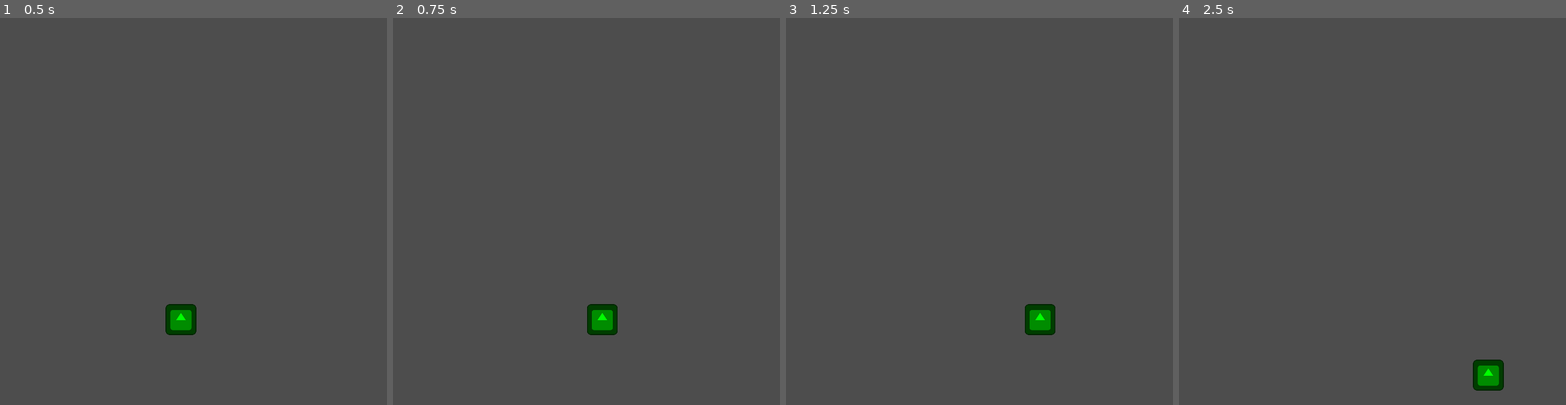
Above: before the commit, frames 1-4 (left to right).
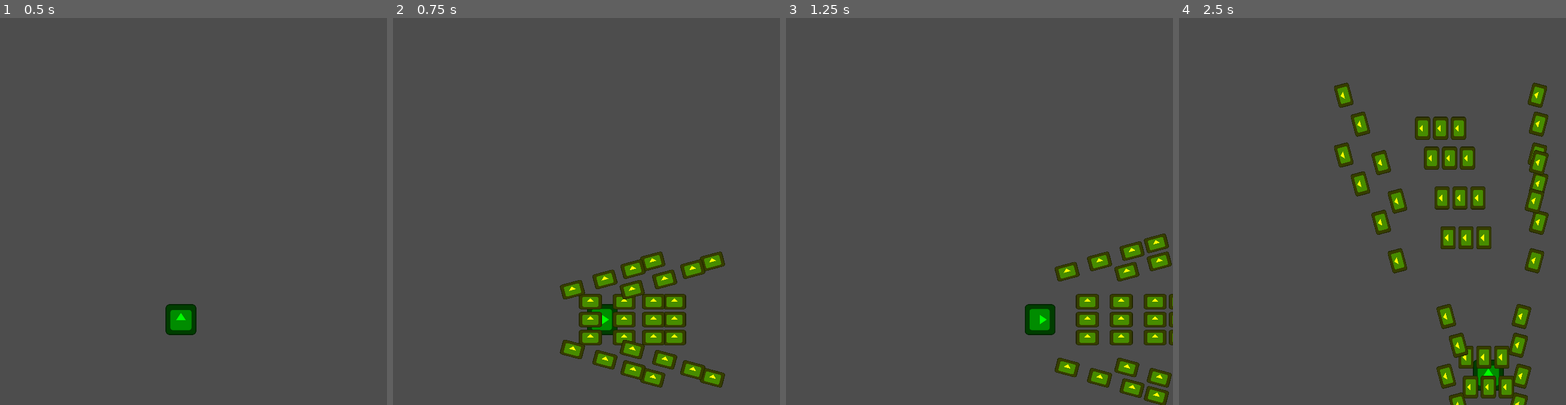
Above: after the commit, the same moments.

Repository: Zeroeth-0/Gatogun
Game: Godot game, scene res://scenes/levels/world.tscn
Two runs of this game, one before a commit and one after it. Both use one fixed random seed, a clock stepped at 60 frames per second and the inputs below. The engine's default icon, where the game draws it, is replaced by a stand-in: a white triangle on a blue panel in a dark square.
Inputs:
- Up to frame 1 (0.5 s): no input
- Up to frame 2 (0.75 s): tap Enter at 0.5 s; hold D (RIGHT) from 0.53 s (still down); hold L (A) from 0.53 s (still down)
- Up to frame 3 (1.25 s): keep holding D (RIGHT); keep holding L (A); tap K (B) at 0.8 s
- Up to frame 4 (2.5 s): release D (RIGHT) at 1.28 s; release L (A) at 1.28 s; hold S (DOWN) 1.28-2.03 s; tap K (B) at 1.35 s; tap I (X) at 1.55 s; tap Space at 2 s; hold D (RIGHT) from 2.03 s (still down); hold I (X) from 2.03 s (still down); tap J (Y) at 2.3 s

Frame 1 is identical in both runs. In frame 2, 6.4% of the frame differs, in the area x 43-86%, y 60-96%; in frame 3, 5.1%; in frame 4, 9.2%, in the area x 40-96%, y 16-100%.

Commit message:
Unfinished player weapon

Diff:
--- /dev/null
+++ b/scenes/bullets/player_bullet.tscn
@@ -0,0 +1,19 @@
+[gd_scene load_steps=4 format=3 uid="uid://k3dc4e2ha3m1"]
+
+[ext_resource type="Script" path="res://source/bullets/playerBullet.gd" id="1_08ob5"]
+[ext_resource type="Texture2D" uid="uid://cuojt0mdh67vh" path="res://icon.svg" id="2_5kdky"]
+
+[sub_resource type="RectangleShape2D" id="RectangleShape2D_ex51n"]
+
+[node name="Player Bullet" type="Area2D"]
+script = ExtResource("1_08ob5")
+
+[node name="Sprite2D" type="Sprite2D" parent="."]
+modulate = Color(1, 1, 0, 1)
+scale = Vector2(0.3, 0.2)
+texture = ExtResource("2_5kdky")
+
+[node name="CollisionShape2D" type="CollisionShape2D" parent="."]
+scale = Vector2(2.5, 2.5)
+shape = SubResource("RectangleShape2D_ex51n")
+debug_color = Color(1, 1, 0, 0.419608)
--- a/scenes/player/cat_player.tscn
+++ b/scenes/player/cat_player.tscn
@@ -1,7 +1,9 @@
-[gd_scene load_steps=4 format=3 uid="uid://dnm46gsra70ug"]
+[gd_scene load_steps=6 format=3 uid="uid://dnm46gsra70ug"]
 
 [ext_resource type="Script" path="res://source/player/catplayer.gd" id="1_7pfs0"]
 [ext_resource type="Texture2D" uid="uid://cuojt0mdh67vh" path="res://icon.svg" id="2_86ini"]
+[ext_resource type="Script" path="res://source/weapons/playerWeapon.gd" id="3_anjnu"]
+[ext_resource type="PackedScene" uid="uid://k3dc4e2ha3m1" path="res://scenes/bullets/player_bullet.tscn" id="4_183l6"]
 
 [sub_resource type="RectangleShape2D" id="RectangleShape2D_klkvo"]
 
@@ -28,4 +30,43 @@
 shape = SubResource("RectangleShape2D_klkvo")
 debug_color = Color(0, 1, 0, 0.419608)
 
+[node name="Player Weapon" type="Node2D" parent="."]
+position = Vector2(30, 20)
+script = ExtResource("3_anjnu")
+bullet_scene = ExtResource("4_183l6")
+
+[node name="Player Weapon2" type="Node2D" parent="."]
+position = Vector2(0, 20)
+script = ExtResource("3_anjnu")
+bullet_scene = ExtResource("4_183l6")
+
+[node name="Player Weapon7" type="Node2D" parent="."]
+position = Vector2(-30, 20)
+script = ExtResource("3_anjnu")
+bullet_scene = ExtResource("4_183l6")
+
+[node name="Player Weapon3" type="Node2D" parent="."]
+position = Vector2(50, 50)
+script = ExtResource("3_anjnu")
+bullet_scene = ExtResource("4_183l6")
+deviationAngle = 15.0
+
+[node name="Player Weapon4" type="Node2D" parent="."]
+position = Vector2(50, -50)
+script = ExtResource("3_anjnu")
+bullet_scene = ExtResource("4_183l6")
+deviationAngle = 15.0
+
+[node name="Player Weapon5" type="Node2D" parent="."]
+position = Vector2(-50, 50)
+script = ExtResource("3_anjnu")
+bullet_scene = ExtResource("4_183l6")
+deviationAngle = -15.0
+
+[node name="Player Weapon6" type="Node2D" parent="."]
+position = Vector2(-50, -50)
+script = ExtResource("3_anjnu")
+bullet_scene = ExtResource("4_183l6")
+deviationAngle = -15.0
+
 [connection signal="area_entered" from="Hurtbox" to="." method="_on_hurtbox_area_entered"]
--- /dev/null
+++ b/source/bullets/playerBullet.gd
@@ -0,0 +1,27 @@
+extends Area2D
+
+# Variables configurables
+@export var speed: float = 1000.0 # Velocidad en píxeles por segundo
+var direction: Vector2 = Vector2(0, 1)
+var deviationAngle: float = 0.0 # Desviación en grados (0, 30 o -30)
+
+# Convertir la desviación a radianes
+var deviationRadians: float = 0.0
+
+# Llamado cuando el nodo entra en el árbol de la escena.
+func _ready():
+	pass
+
+# Llamado en cada cuadro. 'delta' es el tiempo transcurrido desde el cuadro anterior.
+func _process(delta: float):
+
+	# Mover el nodo en la dirección calculada
+	position += direction * speed * delta
+
+func set_dir(newDir, devAngle):
+	deviationAngle = devAngle
+	deviationRadians = deg_to_rad(deviationAngle)
+	direction = newDir.rotated(deviationRadians)
+
+	# Rotar el nodo para que apunte en la dirección inicial
+	rotation = direction.angle()
--- a/source/levels/world.gd
+++ b/source/levels/world.gd
@@ -67,7 +67,7 @@
 			"W": enemy_instance.directionEnum = enemy_instance.Direction.WEST
 			"E": enemy_instance.directionEnum = enemy_instance.Direction.EAST
 
-		add_child(enemy_instance)
+		get_tree().current_scene.add_child(enemy_instance)
 
 		# Usar un timer con await para esperar el tiempo de spawn_delay
 		await wait_for_seconds(spawn_delay)
@@ -77,7 +77,7 @@
 	var timer = Timer.new()
 	timer.wait_time = seconds
 	timer.one_shot = true
-	add_child(timer)
+	get_tree().current_scene.add_child(timer)
 	timer.start()
 
 	# Esperar hasta que el temporizador termine
--- a/source/player/catplayer.gd
+++ b/source/player/catplayer.gd
@@ -8,6 +8,7 @@
 func _physics_process(_delta):
 	screen_clamp(get_viewport().get_visible_rect().size)
 	movement()
+	fire_direction()
 	speed = 150 if INPUT.fireHold else 300
 
 # Limita la posición del personaje a los márgenes de la pantalla
@@ -26,3 +27,6 @@
 	if area.is_in_group("Damage"):
 		# Comportamiento temporal: reiniciar la escena al tocar un Area2D del grupo "Damage"
 		get_tree().reload_current_scene()
+
+func fire_direction():
+	rotation = INPUT.fireDir.angle() + deg_to_rad(90)
--- /dev/null
+++ b/source/weapons/playerWeapon.gd
@@ -0,0 +1,36 @@
+extends Node2D
+
+@export var bullet_scene: PackedScene # Escena de la bala a instanciar
+@export var fire_rate: float = 0.1 # Tiempo entre ráfagas
+@export_range(-30, 30, 15) var deviationAngle: float = 0.0 # Desviación en grados (0, 30 o -30)
+
+var can_fire: bool = true # Controla si se puede disparar
+
+# Llamado cada cuadro
+func _process(delta: float):
+	# Disparar si hay una dirección válida y está permitido
+	if Vector2(INPUT.fireX, INPUT.fireY) != Vector2.ZERO and can_fire:
+		await fire_burst(INPUT.fireDir)
+
+# Dispara una ráfaga de 4 balas en la misma dirección
+func fire_burst(dir):
+	can_fire = false
+
+	# Dispara 4 balas seguidas en la misma dirección
+	for i in range(4):
+		fire_bullet(dir)
+		await get_tree().create_timer(0.05).timeout # Intervalo entre balas en la ráfaga
+
+	await get_tree().create_timer(fire_rate).timeout # Tiempo antes de permitir otra ráfaga
+	can_fire = true
+
+# Instancia y dispara una bala en la dirección actual
+func fire_bullet(direction):
+	var bullet_instance = bullet_scene.instantiate()
+	get_tree().current_scene.add_child(bullet_instance) # Agregar la bala a la escena
+
+	# Posicionar la bala en la posición del nodo actual
+	bullet_instance.position = global_position
+
+	# Establecer la dirección enumerada de la bala
+	bullet_instance.set_dir(direction, deviationAngle)
--- a/utils/InputManager.gd
+++ b/utils/InputManager.gd
@@ -13,9 +13,12 @@
 var holdTimer: float = 0.0
 var holdLimit: float = 0.1
 
+var fireDir: Vector2 = Vector2.UP
+
 func _physics_process(delta):
 	d_pad()
 	action(delta)
+	direction()
 
 # D-Pad Movement
 func d_pad():
@@ -33,3 +36,10 @@
 	else:
 		holdTimer = 0.0
 		fireHold = false
+
+# Actualiza la dirección del disparo basada en la entrada del jugador
+func direction():
+	if fireX > 0: fireDir = Vector2(1, 0)
+	if fireX < 0: fireDir = Vector2(-1, 0)
+	if fireY > 0: fireDir = Vector2(0, 1)
+	if fireY < 0: fireDir = Vector2(0, -1)
